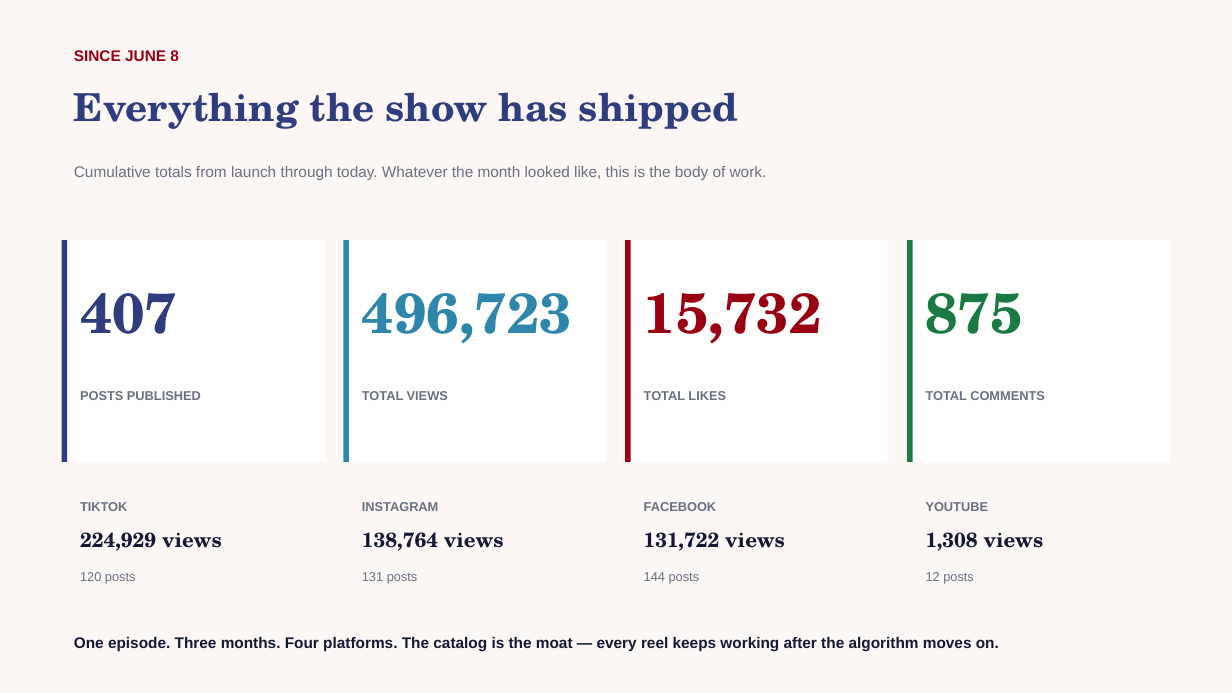
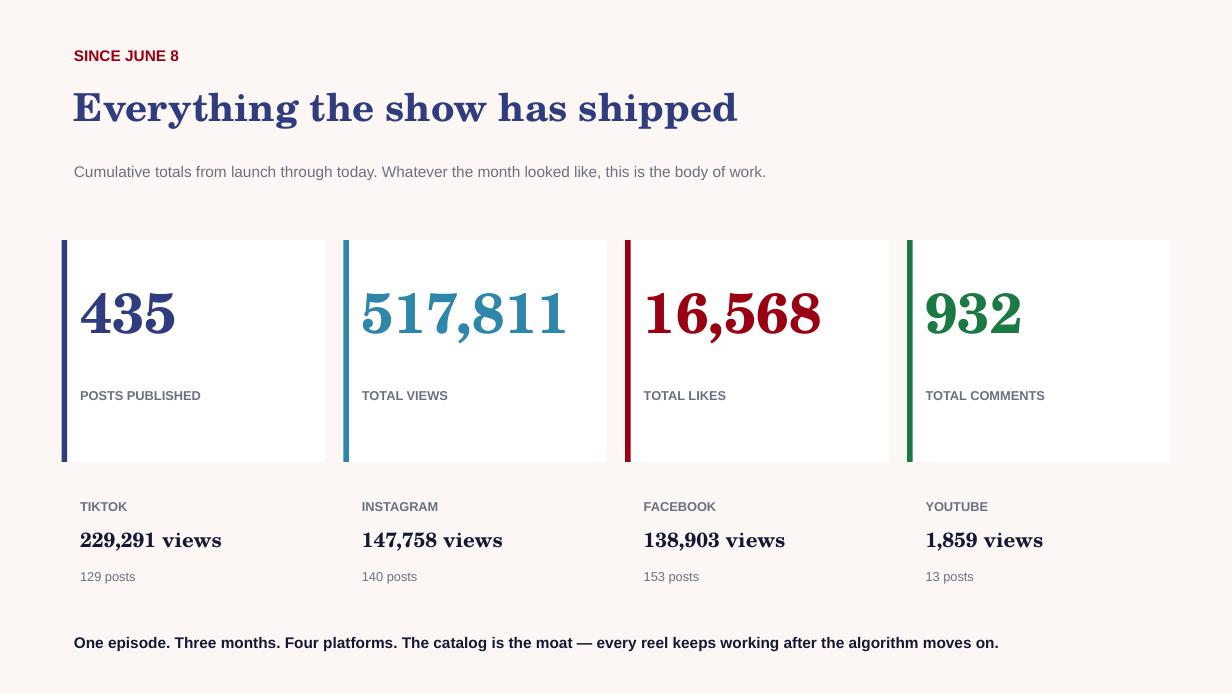
Before and after one commit to zvmmer/talking-downey-kpis, a slide deck: slide 2 of MONTHLY_REPORT_2026-08.pptx. Drawn at 1232x693 pixels with LibreOffice and Linux fonts; fonts in the diff are those of the drawing. Boxes give left, top, right and bottom in pixels: in the first picture for what was removed or moved away, otherwise in the second. Text is boxed around its words. In the diff, an @@ line names an element or a change of style, - is before the commit and + after.

Commit message:
Rebuild July/Aug monthly decks with new taxonomy; replace stale 57%-other narrative with data-driven text

```diff
--- a/MONTHLY_REPORT_2026-08.pptx
+++ b/MONTHLY_REPORT_2026-08.pptx
@@ text at <box>80,293,177,334</box>: text changed @@
-407
+435
@@ text at <box>362,293,570,343</box>: text changed @@
-496,723
+517,811
@@ text at <box>644,293,822,344</box>: text changed @@
-15,732
+16,568
@@ text at <box>926,293,1023,334</box>: text changed @@
-875
+932
@@ text at <box>80,532,222,551</box>: text changed @@
-224,929 views
+229,291 views
@@ text at <box>362,532,503,551</box>: text changed @@
-138,764 views
+147,758 views
@@ text at <box>644,532,786,551</box>: text changed @@
-131,722 views
+138,903 views
@@ text at <box>926,532,1044,551</box>: text changed @@
-1,308 views
+1,859 views
@@ text at <box>80,572,136,583</box>: text changed @@
-120 posts
+129 posts
@@ text at <box>362,572,418,583</box>: text changed @@
-131 posts
+140 posts
@@ text at <box>644,572,700,583</box>: text changed @@
-144 posts
+153 posts
```
Also in this commit, not shown: 5 other slides changed, 3 other files.
